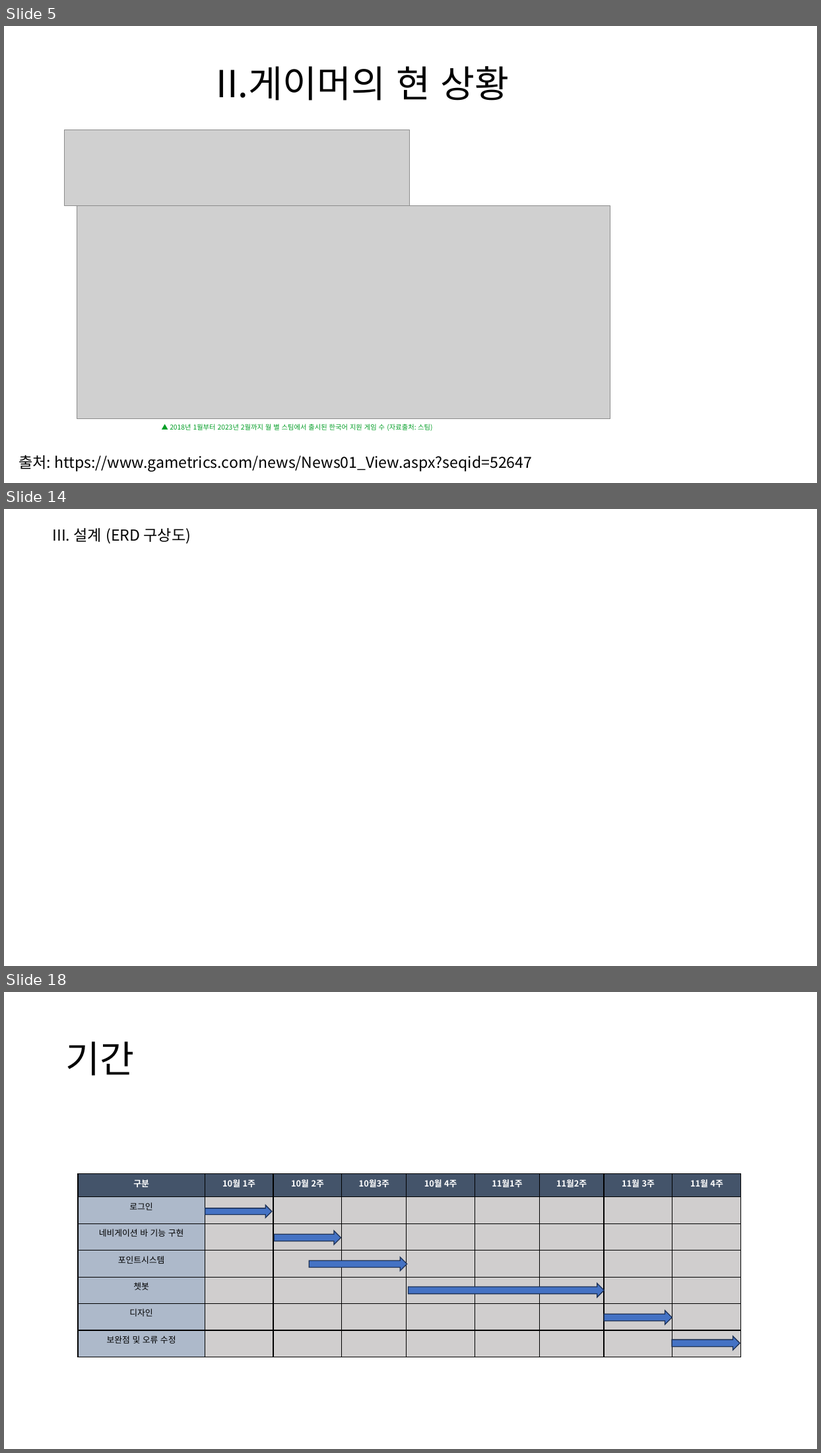
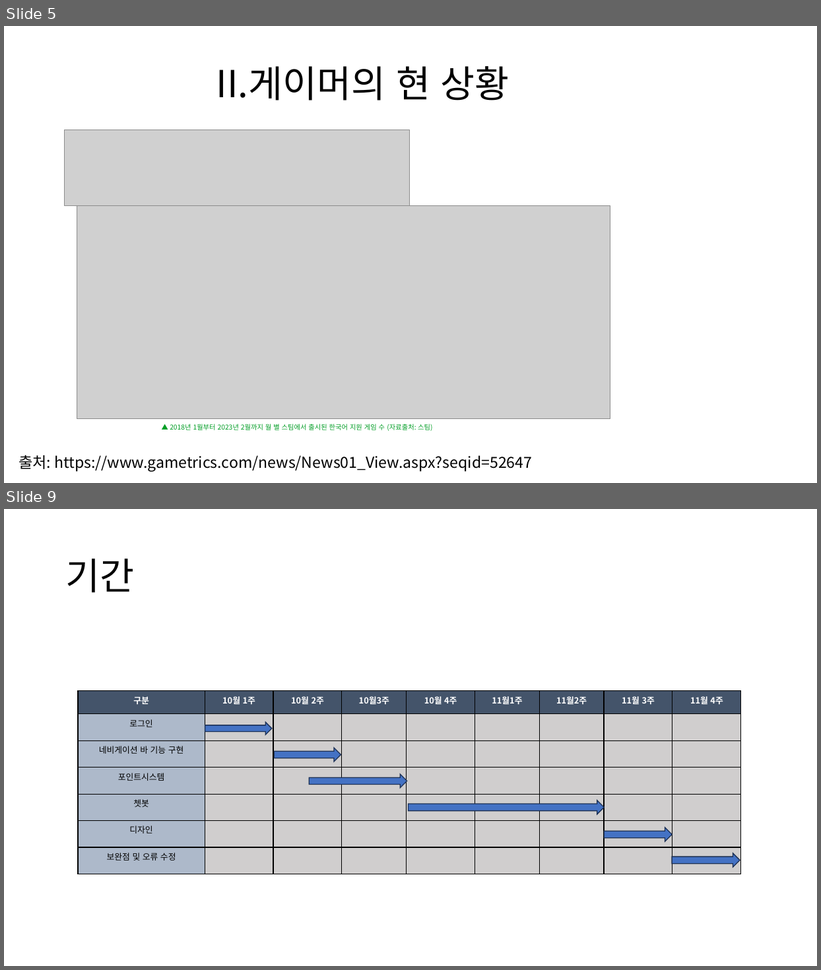
Before and after one commit to chlwlsgh777/project, a slide deck: GamSearch(수정).pptx. Shown one above the other, each under a label of ours: slides 5, 14 and 18 before the commit, slides 5 and 9 after it; the slides between them are not shown. The pictures are 821x1453 and 821x970 pixels, drawn with LibreOffice and Linux fonts; fonts in the diff are those of the drawing; grey boxes stand for pictures; background and template pictures are left out. Boxes give left, top, right and bottom in pixels: in the first picture for what was removed or moved away, otherwise in the second. Text is boxed around its words. In the diff, an @@ line names an element or a change of style, - is before the commit and + after.

```diff
--- a/GamSearch(수정).pptx
+++ b/GamSearch(수정).pptx
@@ slide 14 removed at (4,509,817,966), background picture (left out) @@
@@ text removed at (52,528,191,544) @@
-III. 설계 (ERD 구상도)
@@ what was slide 18 is now slide 9 @@
```
Also in this commit, not shown: 3 slides changed, 1 slide added, 9 other slides removed.
